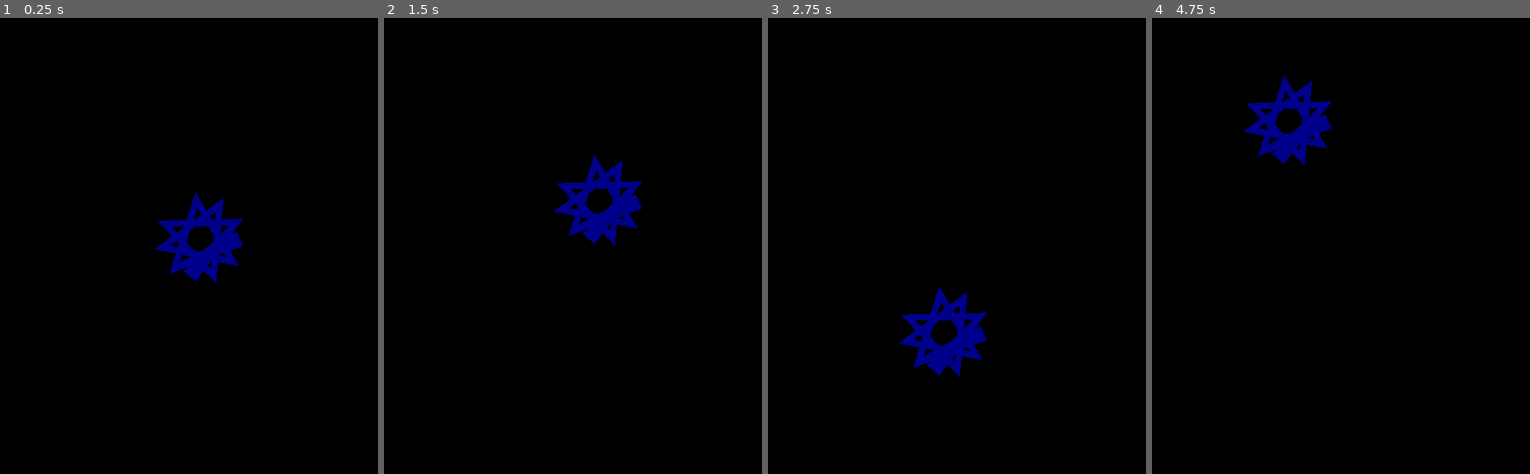
Above: before the commit, frames 1-4 (left to right).
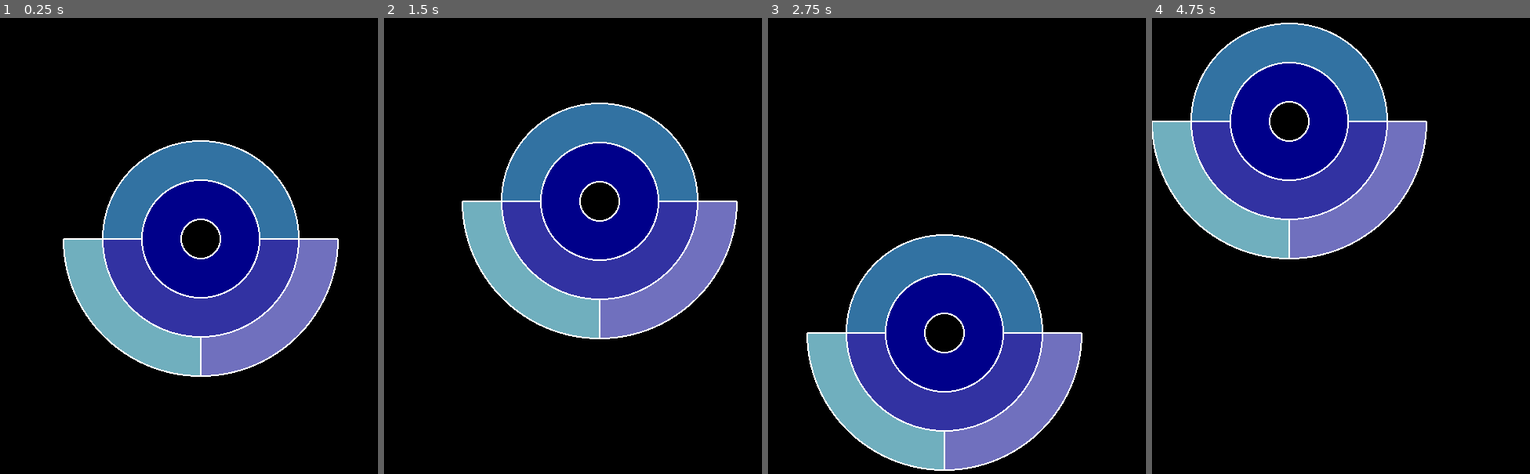
Above: after the commit, the same moments.

Repository: StrayEddy/GoMental
Game: Godot game, scene res://Main.tscn
Two runs of this game, one before a commit and one after it. Both use one fixed random seed, a clock stepped at 60 frames per second and the inputs below.
Inputs (mouse positions are in pixels of both pictures, inside the frame that each line leads up to):
- Up to frame 1 (0.25 s): no input
- Up to frame 2 (1.5 s): tap Enter at 0.5 s; drag from (584, 236) to (618, 136) at 0.52 s; tap Space at 1.25 s; drag from (618, 136) to (561, 332) at 1.27 s
- Up to frame 3 (2.75 s): tap Enter at 2, 2.3 s; hold Right from 2.03 s (still down); hold Tab from 2.03 s (still down); click (945, 332) at 2.17 s
- Up to frame 4 (4.75 s): release Right at 2.75 s; release Tab at 2.75 s; tap Space at 2.75, 4.25 s; drag from (1329, 332) to (1231, 168) at 2.77 s; tap Enter at 3.5 s; move the mouse to (1465, 309) at 3.52 s; hold Enter 3.53-4.25 s; drag from (1231, 168) to (1288, 122) at 4.27 s

The runs differ from the first frame. In frame 1, 24% of the frame differs, in the area x 16-90%, y 26-79%; in frame 2, 24%; in frame 3, 24%; in frame 4, 24%.

Commit message:
Working basic sunburst

Diff:
--- a/Node.gd
+++ b/Node.gd
@@ -5,13 +5,13 @@
 var node_scene = load("res://Node.tscn")
 
 var center = Vector2(0,0)
-var width = 20
+var width = 50
 var radius = 50
 
 var label = ""
-var level = 0
+var level = 1
 var start_angle = 0
-var end_angle = 360
+var end_angle = 2*PI
 var color_selected = Color.lightblue
 var color_unselected = Color.darkblue
 var color = color_unselected
@@ -22,36 +22,31 @@
 	pass
 
 func _draw():
-	draw_arc(center, level*radius, start_angle, end_angle, 10, color, width)
+	draw_arc(center, level*radius, start_angle, end_angle, 2048, color, width)
+	draw_arc(center, level*radius + width/2, start_angle, end_angle, 2048, Color.white, 2.0)
+	draw_arc(center, level*radius - width/2, start_angle, end_angle, 2048, Color.white, 2.0)
 
-	var points = []
-	var inner_r = radius - width/2
-	var outer_r = radius + width/2
+	if abs(end_angle-start_angle) < 2*PI:
+		var p1 = center + Vector2(cos(start_angle), sin(start_angle)) * (level*radius-width/2)
+		var p2 = center + Vector2(cos(start_angle), sin(start_angle)) * (level*radius+width/2)
+		draw_line(p1, p2, Color.white, 2.0)
+		var p3 = center + Vector2(cos(end_angle), sin(end_angle)) * (level*radius-width/2)
+		var p4 = center + Vector2(cos(end_angle), sin(end_angle)) * (level*radius+width/2)
+		draw_line(p3, p4, Color.white, 2.0)
 
-	points.append(get_point_on_arc(outer_r, start_angle))
-	points.append(get_point_on_arc(outer_r, start_angle + (end_angle-start_angle)/4))
-	points.append(get_point_on_arc(outer_r, start_angle + (end_angle-start_angle)/2))
-	points.append(get_point_on_arc(outer_r, end_angle - (end_angle-start_angle)/4))
-	points.append(get_point_on_arc(outer_r, end_angle))
-
-	points.append(get_point_on_arc(inner_r, end_angle))
-	points.append(get_point_on_arc(inner_r, end_angle - (end_angle-start_angle)/4))
-	points.append(get_point_on_arc(inner_r, start_angle + (end_angle-start_angle)/2))
-	points.append(get_point_on_arc(inner_r, start_angle + (end_angle-start_angle)/4))
-	points.append(get_point_on_arc(inner_r, start_angle))
-
-	set_collision_shape(points)
+#	build_collision_shape()
 
 func add_node(label):
 	var node = node_scene.instance()
 	node.label = label
 	node.level = level+1
-	node.color_unselected = color_unselected
-	node.color_selected = color_selected
-	node.color = color_unselected
+	node.color_unselected = color_unselected.lightened(node.level/10.0)
+	node.color_selected = color_selected.lightened(node.level/10.0)
+	node.color = node.color_unselected
 
 	add_child(node)
-	print("node '" + node.label + "' added")
+
+	return node
 
 func update_children_angles():
 	var children = []
@@ -60,19 +55,37 @@
 			children.append(child)
 
 	var nb_children = children.size()
+
 	for i in range(0, nb_children):
 		var child = children[i]
-		child.start_angle = start_angle + i*(end_angle - start_angle)/ nb_children
-		child.end_angle = i * end_angle / nb_children
+		child.start_angle = start_angle + i*(end_angle - start_angle) / nb_children
+		child.end_angle = (i+1) * end_angle / nb_children
+		child.color.g += 0.25*i
 		child.update_children_angles()
 
 
 func get_point_on_arc(radius, angle):
 	return Vector2(radius*cos(angle), radius*sin(angle))
 
-func set_collision_shape(points):
+func build_collision_shape():
+	var points = PoolVector2Array()
+	var inner_r = radius - width/2
+	var outer_r = radius + width/2
+
+	points.append(get_point_on_arc(outer_r, start_angle))
+	points.append(get_point_on_arc(outer_r, start_angle + (end_angle-start_angle)/4.0))
+	points.append(get_point_on_arc(outer_r, start_angle + (end_angle-start_angle)/2.0))
+	points.append(get_point_on_arc(outer_r, end_angle - (end_angle-start_angle)/4.0))
+	points.append(get_point_on_arc(outer_r, end_angle))
+
+	points.append(get_point_on_arc(inner_r, end_angle))
+	points.append(get_point_on_arc(inner_r, end_angle - (end_angle-start_angle)/4.0))
+	points.append(get_point_on_arc(inner_r, start_angle + (end_angle-start_angle)/2.0))
+	points.append(get_point_on_arc(inner_r, start_angle + (end_angle-start_angle)/4.0))
+	points.append(get_point_on_arc(inner_r, start_angle))
+
 	for i in range(0, points.size()):
-		$Area2D/CollisionShape2D.shape.segments.set(i, points[i])
+		$Area2D/CollisionShape2D.shape.segments[i] = points[i]
 
 func _on_Area2D_mouse_entered():
 	color = color_selected
--- a/Node.tscn
+++ b/Node.tscn
@@ -3,9 +3,11 @@
 [ext_resource path="res://Node.gd" type="Script" id=1]
 
 [sub_resource type="ConcavePolygonShape2D" id=1]
-segments = PoolVector2Array( 0, 0, 0, 0, 0, 0, 0, 0 )
+segments = PoolVector2Array( 0, 0, 0, 0, 0, 0, 0, 0, 0, 0, 0, 0, 0, 0, 0, 0, 0, 0, 0, 0 )
 
-[node name="Node" type="Node2D"]
+[node name="Node" type="Node2D" groups=[
+"Node",
+]]
 script = ExtResource( 1 )
 
 [node name="Area2D" type="Area2D" parent="."]
--- a/Sunburst.gd
+++ b/Sunburst.gd
@@ -1,13 +1,38 @@
 extends Node2D
 
 var node_scene = load("res://Node.tscn")
+
+#var tree = {
+#	"label": "",
+#	"children": [
+#		{
+#			"label":"depression",
+#			"children":[]
+#		},
+#		{
+#			"label":"anxiete",
+#			"children":[]
+#		}
+#	]
+#}
+
+var root
 
 var tree = {
 	"label": "",
 	"children": [
 		{
 			"label":"depression",
-			"children":[]
+			"children":[
+				{
+					"label":"exercice",
+					"children":[]
+				},
+				{
+					"label":"journal humeur",
+					"children":[]
+				}
+			]
 		},
 		{
 			"label":"anxiete",
@@ -17,7 +42,7 @@
 }
 
 func _ready():
-	var root = node_scene.instance()
+	root = node_scene.instance()
 	add_child(root)
 	build_tree(root, tree.label, tree.children)
 	root.update_children_angles()
@@ -33,4 +58,5 @@
 		build_tree(subnode, child.label, child.children)
 
 func reset():
+	root.queue_free()
 	_ready()
